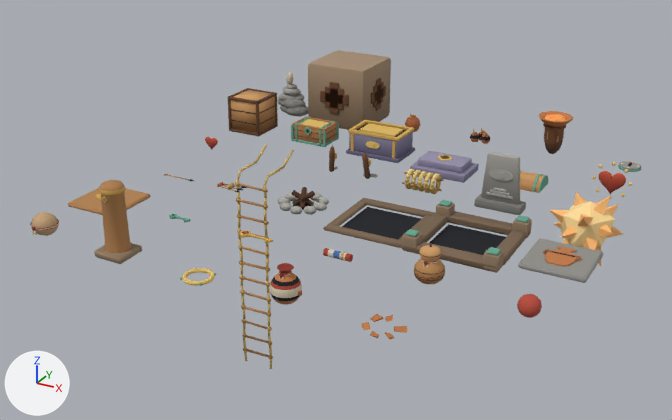
What one commit did to the Blender file art/blender/objetos.blend.
Before and after are seen from a camera (50 mm lens) standing at (14.11, -22.82, 8.47) and looking at (4.11, -4.64, -0.62). The axes (+X, +Y, +Z) are drawn at lower left. The lights are the same throughout. The older version comes first.

Objects in the first picture: 'bloque_empujable', 'cajon', 'cofre_grande', 'cofre_grande_tapa', 'escalera_soga', 'estela', 'explosion', 'interruptor_marco', 'interruptor_peso_marco', 'interruptor_peso_placa', 'interruptor_placa', 'poste_gancho', 'poste_gancho_anillo', 'vasija', 'vasija_pedazos' and 19 more.
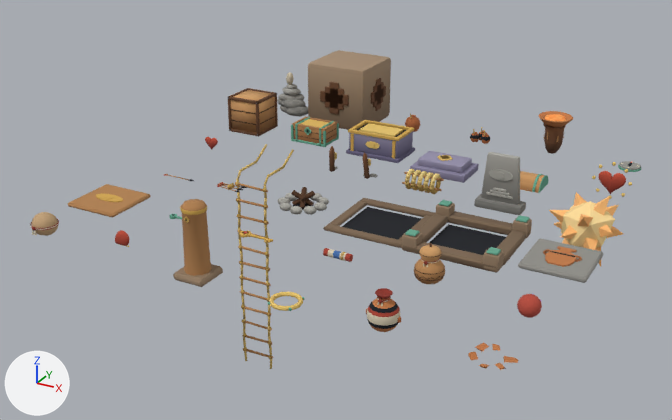
What differs and where, as boxes (x1, y1, x2, y2) in the pictures (672 x 420 px):
'poste_gancho', moved: before (94, 180, 142, 264); after (173, 199, 223, 287)
'vasija', moved: before (270, 263, 302, 305); after (366, 288, 401, 332)
'poste_gancho_anillo', moved: before (180, 268, 216, 286); after (268, 291, 304, 311)
'vasija_pedazos', moved: before (361, 314, 408, 339); after (468, 342, 519, 370)
'pieza_corazon', added: after (115, 230, 129, 247)

The change, as a list of edits to the scene's bpy script:
```text
Add me_pieza_corazon:
    me_pieza_corazon.from_pydata(...)  # 458 vertices, 514 faces; spans x -0.02..0.32, y -0.07..0.07, z 0.234..0.574
    me_pieza_corazon.polygons.foreach_set('use_smooth', [True] * 514)
    me_pieza_corazon.materials.append(mat_paleta)  # picture img_palette_png
Change ob_vasija:
    ob_vasija.location: (6.0, -10.0, 0.0) -> (8.0, -10.0, 0.0)
Change ob_vasija_pedazos:
    ob_vasija_pedazos.location: (8.0, -10.0, 0.0) -> (10.0, -10.0, 0.0)
Change ob_poste_gancho:
    ob_poste_gancho.location: (2.0, -10.0, 0.0) -> (4.0, -10.0, 0.0)
Change ob_poste_gancho_anillo:
    ob_poste_gancho_anillo.location: (4.0, -10.0, 0.0) -> (6.0, -10.0, 0.0)
Add ob_pieza_corazon:
    ob_pieza_corazon = bpy.data.objects.new('pieza_corazon', me_pieza_corazon)
    ob_pieza_corazon.location = (2.0, -10.0, 0.0)
```
